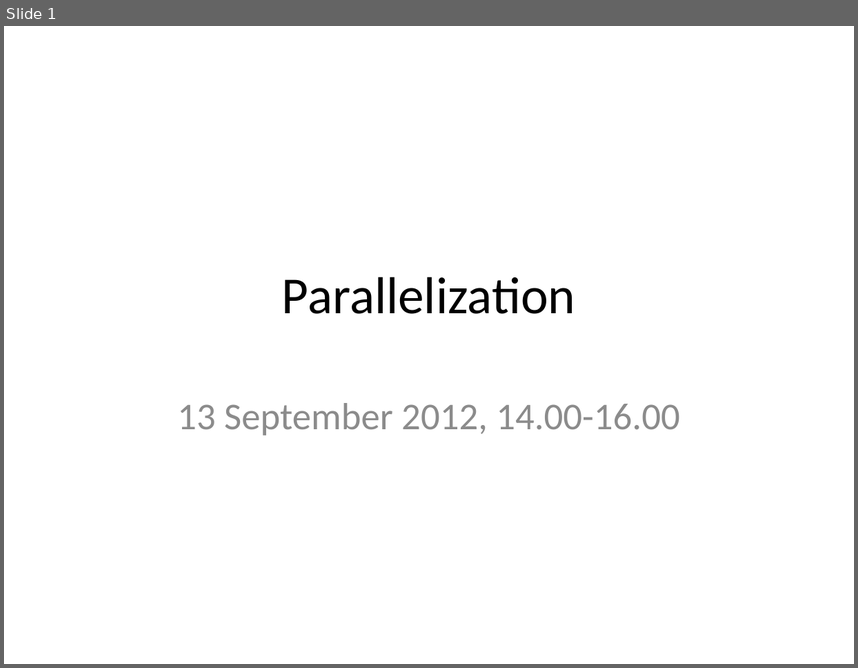
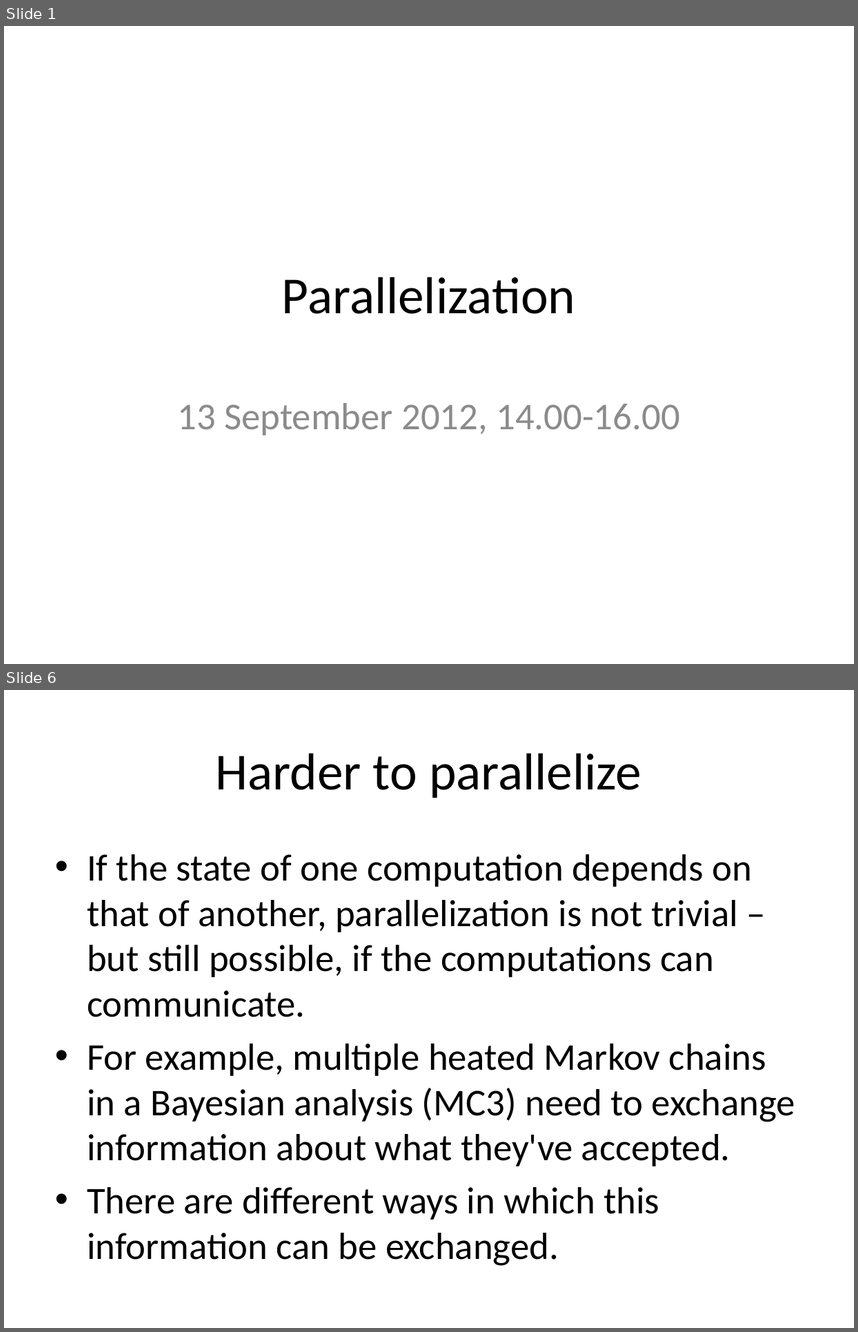
Before and after one commit to rvosa/ngs-workflows, a slide deck: doc/slides/day3/session3/Parallelization.pptx. Shown one above the other, each under a label of ours: slide 1 before the commit, slides 1 and 6 after it; the slides between them are not shown. The pictures are 858x668 and 858x1332 pixels, drawn with LibreOffice and Linux fonts; fonts in the diff are those of the drawing. Boxes give left, top, right and bottom in pixels: in the first picture for what was removed or moved away, otherwise in the second. Text is boxed around its words. In the diff, an @@ line names an element or a change of style, - is before the commit and + after.

```diff
--- a/doc/slides/day3/session3/Parallelization.pptx
+++ b/doc/slides/day3/session3/Parallelization.pptx
@@ slide 6 added at [4,690,854,1328], background #FFFFFF @@
@@ title added at [216,753,642,798], 44 pt, text #000000 @@
+Harder to parallelize
@@ text added at [87,854,795,1265], 32 pt, text #000000 @@
+• If the state of one computation depends on that of another, parallelization is not trivial – but still possible, if the computations can communicate.
+• For example, multiple heated Markov chains in a Bayesian analysis (MC3) need to exchange information about what they've accepted.
+• There are different ways in which this information can be exchanged.
```
Also in this commit, not shown: 7 slides changed, 11 other slides added, 7 slides removed, 3 other files.
